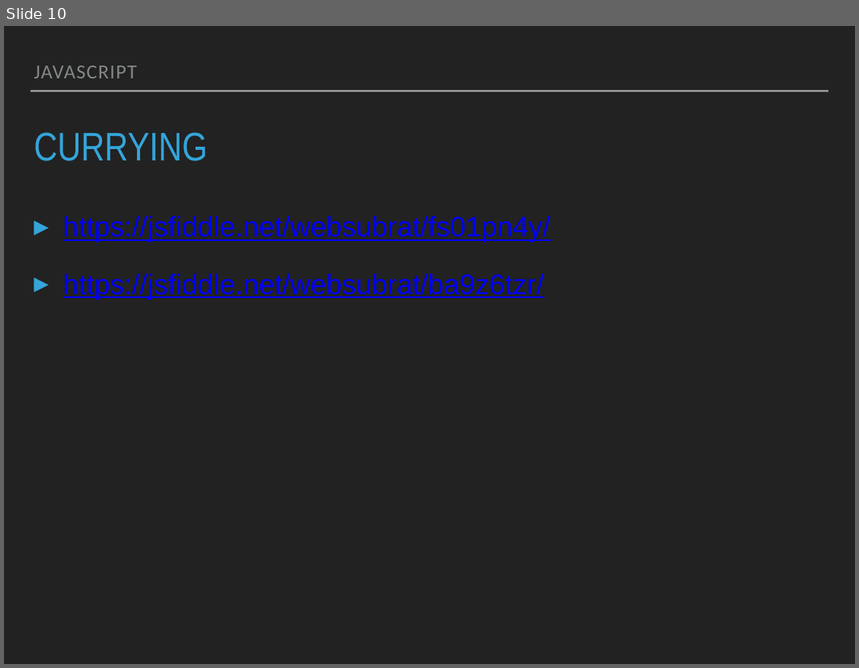
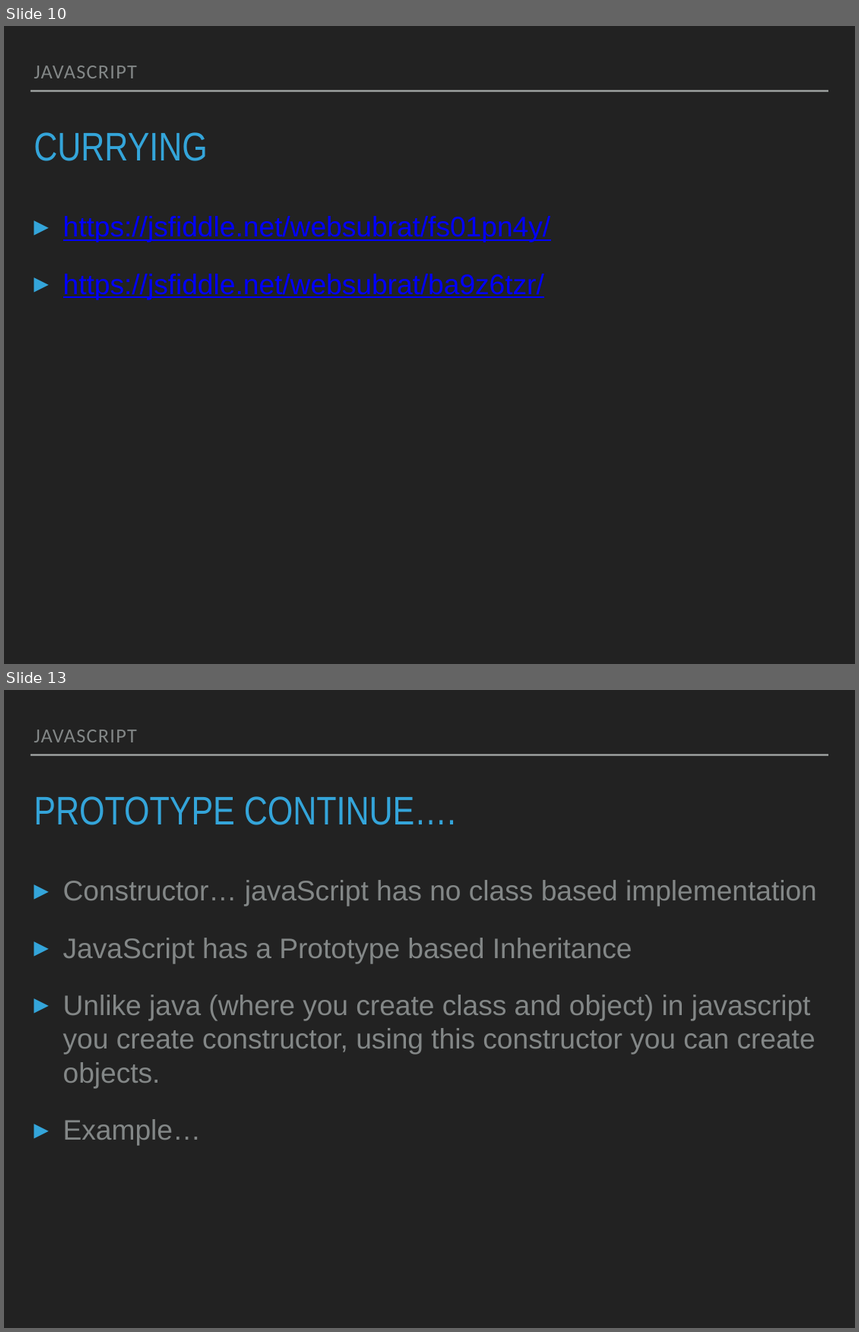
Before and after one commit to websubrat/trainingJS, a slide deck: javaScript.pptx. Shown one above the other, each under a label of ours: slide 10 before the commit, slides 10 and 13 after it; the slides between them are not shown. The pictures are 859x668 and 859x1332 pixels, drawn with LibreOffice and Linux fonts; fonts in the diff are those of the drawing. Boxes give left, top, right and bottom in pixels: in the first picture for what was removed or moved away, otherwise in the second. Text is boxed around its words. In the diff, an @@ line names an element or a change of style, - is before the commit and + after.

Commit message:
update for version 2 ppt

```diff
--- a/javaScript.pptx
+++ b/javaScript.pptx
@@ slide 13 added at (x1=4, y1=690, x2=855, y2=1328), background #222222; not listed: 1 template element that a slide beside it also shows @@
@@ text added at (x1=34, y1=730, x2=136, y2=742), 24 pt, text #838787 @@
+JAVASCRIPT
@@ title added at (x1=34, y1=796, x2=456, y2=825), 48 pt, text #34A5DA @@
+PROTOTYPE CONTINUE….
@@ text added at (x1=63, y1=880, x2=817, y2=1145), 34 pt, text #838787 @@
+▸ Constructor… javaScript has no class based implementation
+▸ JavaScript has a Prototype based Inheritance
+▸ Unlike java (where you create class and object) in javascript you create constructor, using this constructor you can create objects.
+▸ Example…
```
Also in this commit, not shown: 3 other slides added.
